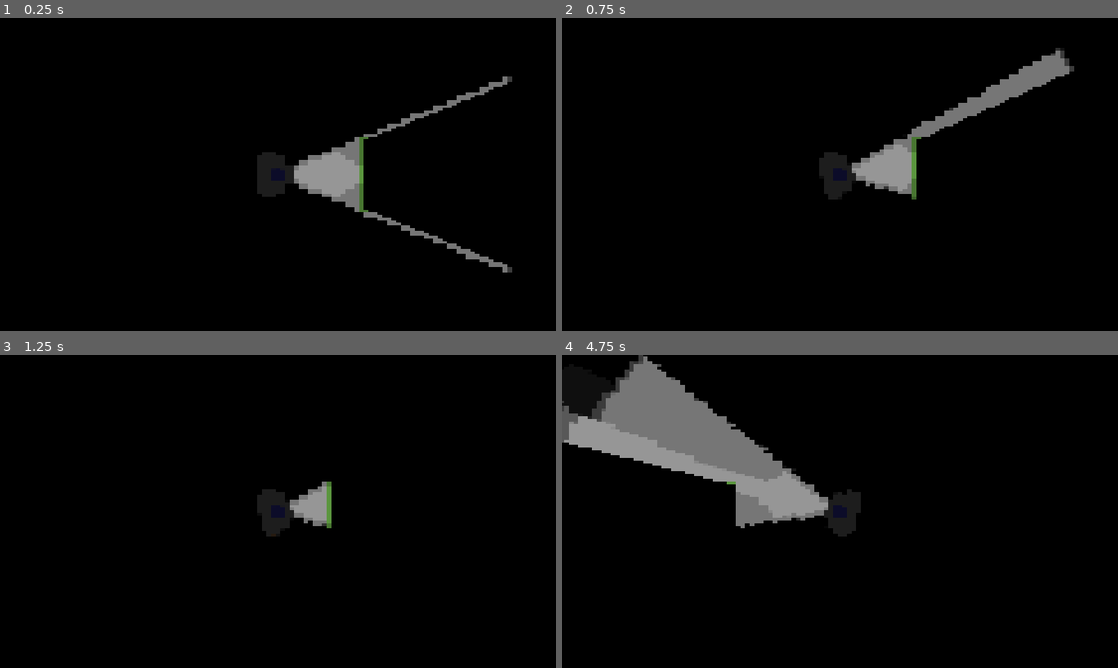
Above: before the commit, frames 1-4 (two rows, left to right).
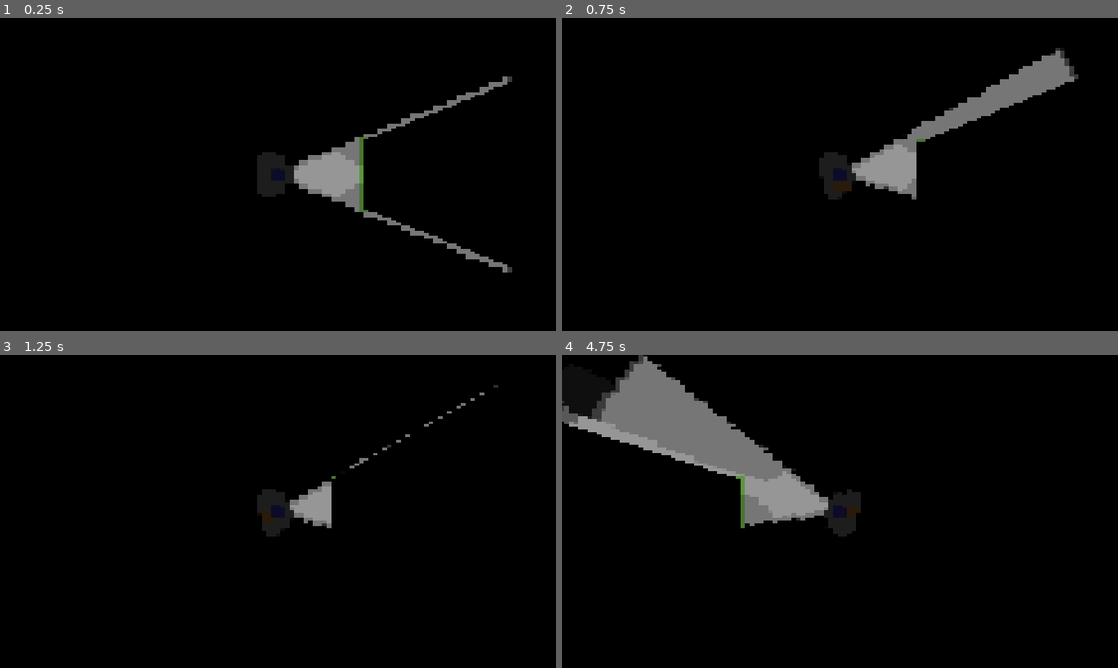
Above: after the commit, the same moments.

Repository: pt50hgm/DogMaze
Game: Godot game, scene res://Scenes/Game Scenes/Main.tscn
The game is run twice, just before and just after one commit, with the same random seed, the same clock (stepped at 60 frames per second) and the same inputs.
Inputs (mouse positions are in pixels of both pictures, inside the frame that each line leads up to):
- Up to frame 1 (0.25 s): no input
- Up to frame 2 (0.75 s): tap Enter at 0.5 s; move the mouse to (962, 158) at 0.52 s; hold Right (right) from 0.53 s (still down); hold X (call_dog) from 0.53 s (still down)
- Up to frame 3 (1.25 s): keep holding Right (right); keep holding X (call_dog); tap C (turbo_charge) at 0.8 s
- Up to frame 4 (4.75 s): move the mouse to (728, 527) at 1.27 s; release Right (right) at 1.28 s; release X (call_dog) at 1.28 s; hold Down (down) 1.28-2.03 s; tap C (turbo_charge) at 1.35, 2.3, 2.85, 3.8, 4.35 s; tap X (call_dog) at 1.55, 3.05, 4.55 s; move the mouse to (895, 442) at 2.02 s; hold Right (right) 2.03-2.78 s; hold X (call_dog) 2.03-2.78 s; move the mouse to (812, 574) at 2.77 s; hold W (up) 2.78-3.53 s; move the mouse to (1006, 558) at 3.52 s; hold X (call_dog) 3.53-4.28 s; hold A (left) from 3.53 s (still down); move the mouse to (673, 464) at 4.27 s

Frame 1 is identical in both runs. In frame 2, 0.8% of the frame differs, in the area x 62-93%, y 17-58%; in frame 3, 0.3%; in frame 4, 1.6%, in the area x 0-33%, y 21-56%.
Error before the commit: Parse Error: Variable "follow_duration" already exists in this class (at line: 9). (res://Scripts/Dog.gd:13)

Commit message:
Minor fixes
-Variable name changes
-Resolve merge conflict

Diff:
--- a/Scripts/Dog.gd
+++ b/Scripts/Dog.gd
@@ -5,14 +5,13 @@
 var velocity : Vector2 = Vector2.ZERO
 onready var Main = get_parent()
 onready var Player = get_node("/root/ViewportContainer/Viewport/Main/Player")
-var follow_player = false
-export var follow_duration: float
-var follow_timer
-onready var player_light = get_node("/root/ViewportContainer/Viewport/Main/Player/Graphics/Light2D")
+export var followDuration: float
+onready var playerLight = get_node("/root/ViewportContainer/Viewport/Main/Player/Graphics/Light2D")
 
-export var follow_duration : float
-var follow_timer : float
-var follow_player = false
+var followTimer : float
+var followPlayer = false
+
+
 
 # Called when the node enters the scene tree for the first time.
 func _ready():
@@ -21,13 +20,13 @@
 # Called every frame. 'delta' is the elapsed time since the previous frame.
 func _physics_process(delta):
 	if Input.is_action_pressed("call_dog"):
-		follow_player = true
-		follow_timer = follow_duration
+		followPlayer = true
+		followTimer = followDuration
 
-	if follow_player:
-		follow_timer -= delta
-		if follow_timer <= 0:
-			follow_player = false
+	if followPlayer:
+		followTimer -= delta
+		if followTimer <= 0:
+			followPlayer = false
 
 		set_target_location(Player.get_position()) # get player position
 
@@ -41,32 +40,32 @@
 	move_and_slide(velocity)
 
 	if Input.is_action_pressed("turbo_charge"):
-		if is_illuminated(player_light):
+		if is_illuminated(playerLight):
 			print("i'm illuminated!")
 			pass
 		else:
 			print("sadge")
 
 func is_illuminated(light: Light2D) -> bool:
-	var dog_position = self.position
+	var dogPosition = self.position
 
-	var light_position = light.global_position
-	var player_rotation = Player.rotation
+	var lightPosition = light.global_position
+	var playerRotation = Player.rotation
 
-	var angle_to_dog = light_position.angle_to_point(dog_position)
-	if angle_to_dog > 0:
-		angle_to_dog -= PI
-	else: angle_to_dog += PI
+	var angleToDog = lightPosition.angle_to_point(dogPosition)
+	if angleToDog > 0:
+		angleToDog -= PI
+	else: angleToDog += PI
 
-	print("player rotation: ", rad2deg(player_rotation))
-	print("angle_to_dog:", rad2deg(angle_to_dog))
+	print("player rotation: ", rad2deg(playerRotation))
+	print("angle_to_dog:", rad2deg(angleToDog))
 
-	return (abs(angle_to_dog - player_rotation) < PI/4/2) or \
-	(abs(angle_to_dog + 2*PI - player_rotation) < PI/4/2) or \
-	(abs(angle_to_dog - player_rotation + 2*PI) < PI/4/2)
+	return (abs(angleToDog - playerRotation) < PI/4/2) or \
+	(abs(angleToDog + 2*PI - playerRotation) < PI/4/2) or \
+	(abs(angleToDog - playerRotation + 2*PI) < PI/4/2)
 
-	print("\n\ndog: ", dog_position)
-	print("light_position: ", light_position)
+	print("\n\ndog: ", dogPosition)
+	print("light_position: ", lightPosition)
 	return true
 
 	# Calculate the light's effective radius (length of the cone)
--- a/Scripts/Player.gd
+++ b/Scripts/Player.gd
@@ -7,8 +7,9 @@
 export var turbo_light_energy : float
 
 onready var camera : Camera2D = $Camera2D
-#onready var viewport : Viewport = get_node("/root/ViewportContainer/Viewport")
-
+onready var viewportContainer = get_node("/root/ViewportContainer")
+onready var viewport : Viewport = get_node("/root/ViewportContainer/Viewport")
+onready var light : Light2D = $Graphics/Light2D
 
 func get_input() -> void:
 	# Detect up/down/left/right keystate and only move when pressed
@@ -29,18 +30,16 @@
 
 func _input(event):
 	if event is InputEventMouseMotion:
-		var container : ViewportContainer = get_node("/root/ViewportContainer")
-		if container != null:
-			event = container.make_input_local(event)
+		event = viewportContainer.make_input_local(event)
 		event = make_input_local(event)
 		$Graphics.look_at(event.position + position)
 
 
 func _process(delta):
 	if Input.is_action_pressed("turbo_charge"):
-		$Light2D.energy = turbo_light_energy
+		light.energy = turbo_light_energy
 	else:
-		$Light2D.energy = default_light_energy
+		light.energy = default_light_energy
 
 func get_position() -> Vector2:
 	return position
